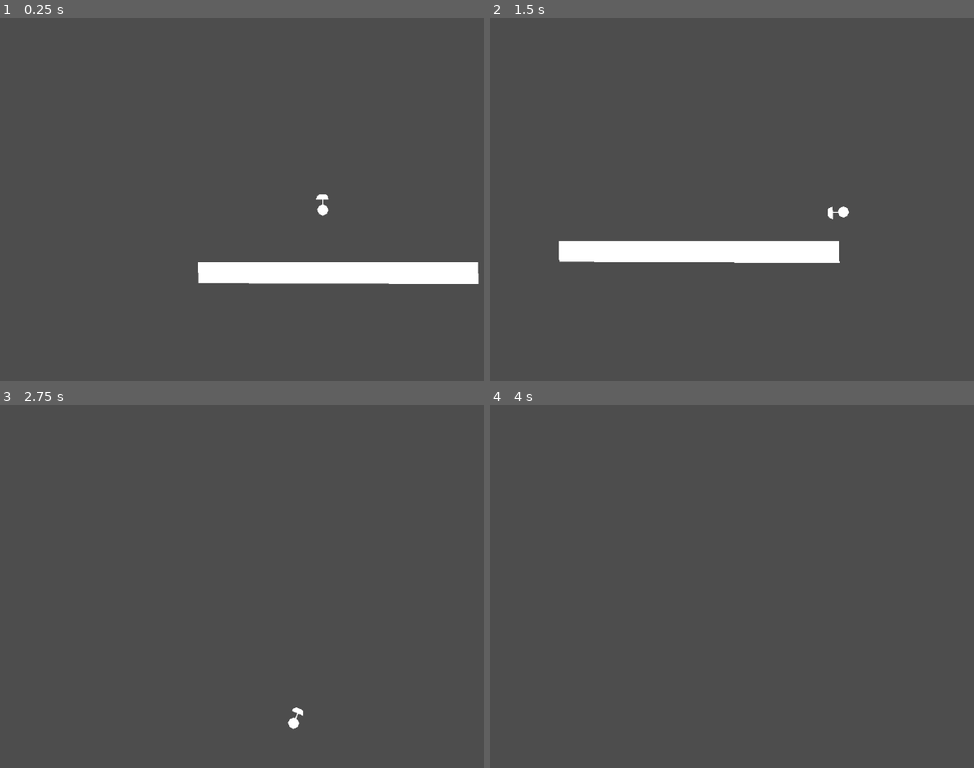
Above: before the commit, frames 1-4 (two rows, left to right).
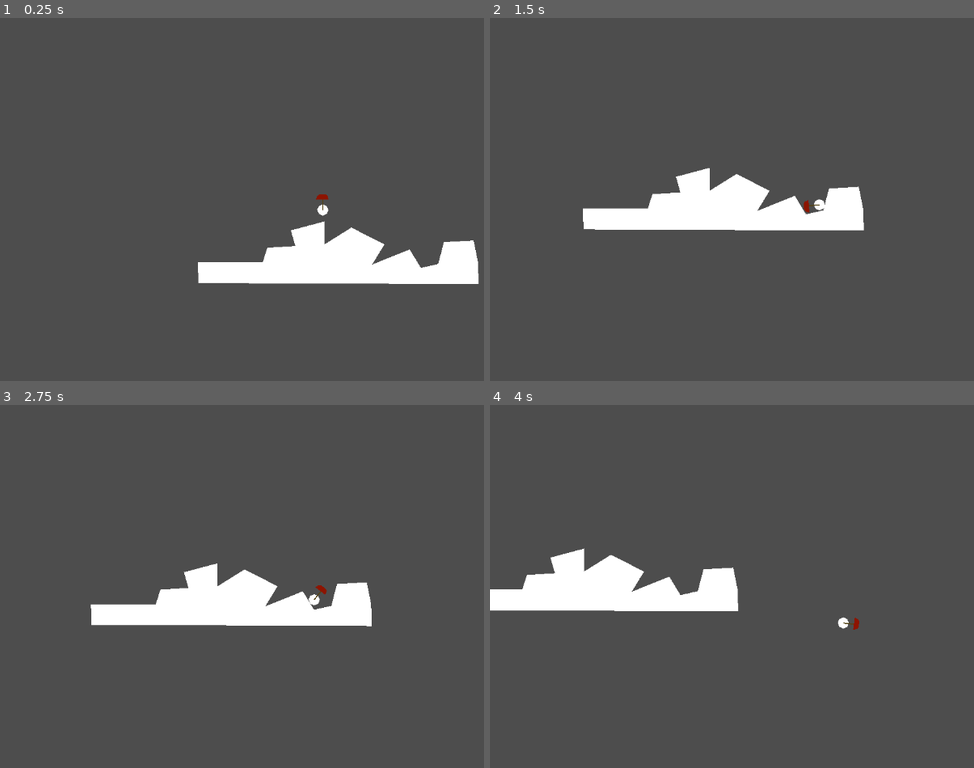
Above: after the commit, the same moments.

Repository: AnJ95/shiny-umbrella
Game: Godot game, scene res://scenes/node_2d.tscn
Same seed, same stepped clock (60 frames per second), same inputs: the game is played once before the commit and once after it. This scene is started directly instead of the project's main scene.
Inputs (mouse positions are in pixels of both pictures, inside the frame that each line leads up to):
- Up to frame 1 (0.25 s): no input
- Up to frame 2 (1.5 s): move the mouse to (954, 181) at 0.52 s; hold D (right) from 0.53 s (still down); tap W (up) at 0.77 s; move the mouse to (683, 217) at 1.27 s
- Up to frame 3 (2.75 s): tap W (up) at 1.52 s; move the mouse to (387, 506) at 2.02 s; release D (right) at 2.03 s; hold A (left) from 2.03 s (still down)
- Up to frame 4 (4 s): move the mouse to (780, 659) at 2.77 s; release A (left) at 2.78 s; hold D (right) from 2.78 s (still down); tap W (up) at 3.02, 3.77 s; move the mouse to (outside the picture) at 3.52 s

The runs differ from the first frame. In frame 1, 2.4% of the frame differs, in the area x 54-99%, y 48-69%; in frame 2, 9.2%, in the area x 14-78%, y 41-68%; in frame 3, 5.9%; in frame 4, 5.5%.

Commit message:
Added wind audio and made the umbrella red

Diff:
--- a/scenes/node_2d.tscn
+++ b/scenes/node_2d.tscn
@@ -1,20 +1,17 @@
-[gd_scene load_steps=3 format=3 uid="uid://bad2rbn7w7xqq"]
+[gd_scene load_steps=2 format=3 uid="uid://bad2rbn7w7xqq"]
 
 [ext_resource type="PackedScene" uid="uid://dlcq2gkt85b4q" path="res://scenes/player/player.tscn" id="1_qv0x6"]
 
-[sub_resource type="RectangleShape2D" id="RectangleShape2D_ohy8a"]
-size = Vector2(500, 40)
+[node name="Node2D" type="Node2D"]
 
-[node name="Node2D" type="Node2D"]
+[node name="StaticBody2D" type="StaticBody2D" parent="."]
+
+[node name="CollisionShape2D" type="CollisionPolygon2D" parent="StaticBody2D"]
+position = Vector2(157, 265)
+polygon = PackedVector2Array(-250, 17, -250, -18, -136, -19, -127, -44, -76, -48, -83, -74, -22, -92, -24, -53, 23, -81, 82, -50, 62, -17, 128, -43, 145, -12, 180, -17, 190, -55, 242, -57, 251, -20, 251, 19)
+
+[node name="Polygon2D" type="Polygon2D" parent="StaticBody2D"]
+polygon = PackedVector2Array(-93, 246, -92, 283, 408, 285, 407, 246, 399, 207, 346, 210, 336, 249, 305, 256, 285, 223, 218, 250, 240, 214, 181, 184, 133, 214, 133, 173, 73, 189, 81, 217, 31, 220, 22.763, 246)
 
 [node name="player" parent="." instance=ExtResource("1_qv0x6")]
 position = Vector2(130, 124)
-
-[node name="StaticBody2D" type="StaticBody2D" parent="."]
-
-[node name="CollisionShape2D" type="CollisionShape2D" parent="StaticBody2D"]
-position = Vector2(157, 265)
-shape = SubResource("RectangleShape2D_ohy8a")
-
-[node name="Polygon2D" type="Polygon2D" parent="StaticBody2D"]
-polygon = PackedVector2Array(-93, 246, -92, 283, 408, 285, 407, 246)
--- a/scenes/player/player.tscn
+++ b/scenes/player/player.tscn
@@ -13,9 +13,19 @@
 [node name="Polygon2D" type="Polygon2D" parent="."]
 polygon = PackedVector2Array(-7, -7, -10, -1, -7, 7, 0, 10, 7, 7, 10, 0, 7, -7, 0, -10)
 
-[node name="umbrella" type="Polygon2D" parent="."]
-polygon = PackedVector2Array(0, -1, 19, -1, 19, -12, 25, -10, 28, -6, 28, 4, 26, 8, 19, 10, 19, 1, 0, 1)
-
 [node name="Camera2D" type="Camera2D" parent="."]
 process_callback = 0
 position_smoothing_enabled = true
+
+[node name="umbrella" type="Area2D" parent="."]
+
+[node name="umbrella_polygon" type="Polygon2D" parent="umbrella"]
+color = Color(0.554419, 0.0800593, 0, 1)
+polygon = PackedVector2Array(19, -12, 25, -10, 28, -6, 28, 4, 26, 8, 19, 10)
+
+[node name="CollisionPolygon2D" type="CollisionPolygon2D" parent="umbrella"]
+polygon = PackedVector2Array(19, -12, 19, 10, 26, 8, 28, 4, 28, -6, 25, -10)
+
+[node name="Polygon2D" type="Polygon2D" parent="umbrella"]
+color = Color(0.336551, 0.268717, 0.0896299, 1)
+polygon = PackedVector2Array(0, -1, 19, -1, 19, 1, 0, 1)
Not shown, added: scenes/player/audio/wind1.wav.import
Not shown, added: scenes/player/audio/wind1.wav
